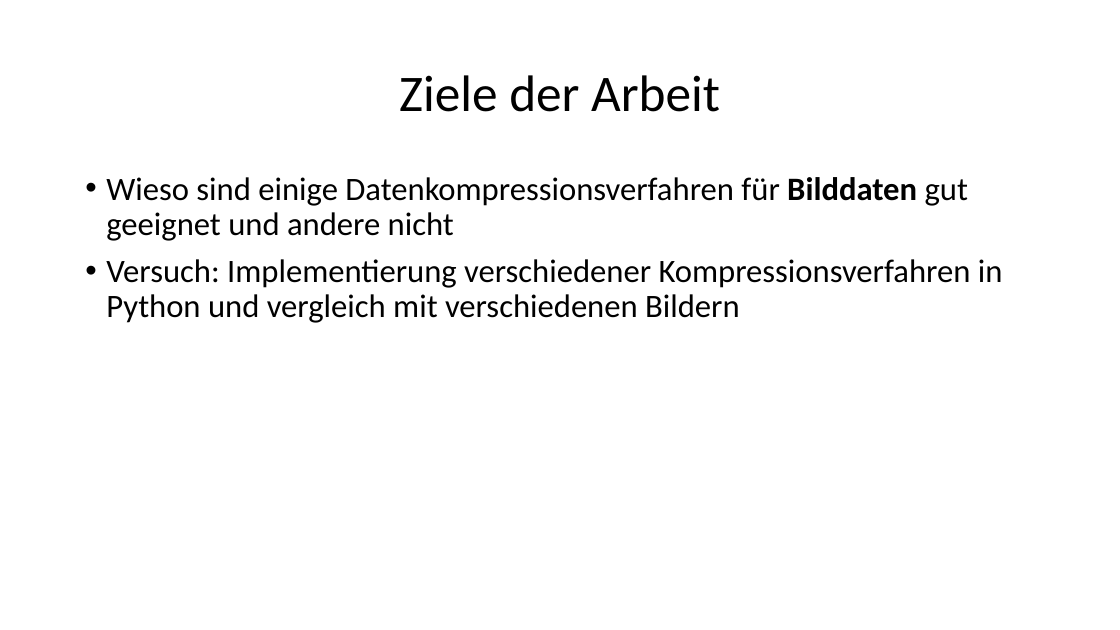
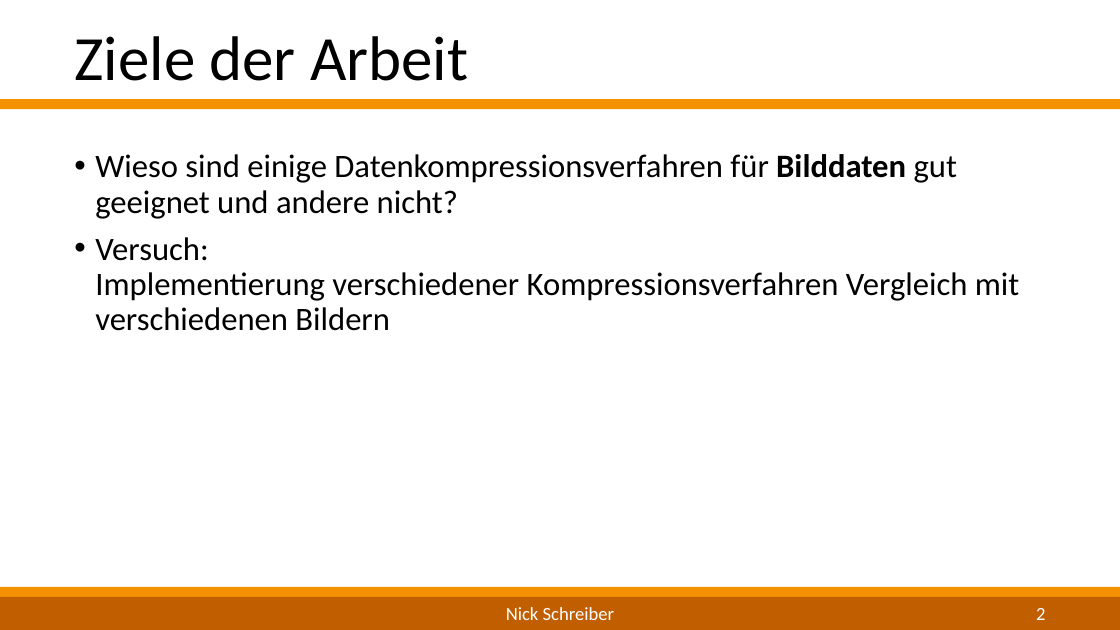
Before and after one commit to NickStudRepo/STI-Repo, a slide deck: slide 2 of Brainstorming/Zwischenpräsentation_v1.pptx (slide 3 before the commit). Drawn at 1120x630 pixels with LibreOffice and Linux fonts; fonts in the diff are those of the drawing; background and template pictures are left out. Boxes give left, top, right and bottom in pixels: in the first picture for what was removed or moved away, otherwise in the second. Text is boxed around its words. In the diff, an @@ line names an element or a change of style, - is before the commit and + after.

```diff
--- a/Brainstorming/Zwischenpräsentation_v1.pptx
+++ b/Brainstorming/Zwischenpräsentation_v1.pptx
@@ text "Ziele der Arbeit" moved from (x1=399, y1=75, x2=720, y2=112) to (x1=74, y1=36, x2=468, y2=81) @@
@@ text "Ziele der Arbeit" at (x1=74, y1=36, x2=468, y2=81): size 44 to 54 pt; alignment centre to left; line spacing 0.9 to 1; vertical alignment middle to top @@
@@ rectangle added at (x1=0, y1=99, x2=1120, y2=109), fill #F39100 @@
@@ text at (x1=95, y1=154, x2=1019, y2=331): text changed @@
-• Wieso sind einige Datenkompressionsverfahren für Bilddaten gut geeignet und andere nicht
-• Versuch: Implementierung verschiedener Kompressionsverfahren in Python und vergleich mit verschiedenen Bildern
+• Wieso sind einige Datenkompressionsverfahren für Bilddaten gut geeignet und andere nicht?
+• Versuch:
+  Implementierung verschiedener Kompressionsverfahren Vergleich mit verschiedenen Bildern
@@ rectangle added at (x1=0, y1=587, x2=1120, y2=597), fill #F39100 @@
@@ rectangle added at (x1=0, y1=597, x2=1120, y2=630), fill #C05E00 @@
@@ text added at (x1=506, y1=607, x2=614, y2=620), 16 pt, text #FFFFFF @@
+Nick Schreiber
@@ page number added at (x1=1036, y1=608, x2=1045, y2=620), 16 pt, text #FFFFFF @@
+2
```
Also in this commit, not shown: 3 other slides changed, 5 slides added, 3 slides removed, 19 other files.
